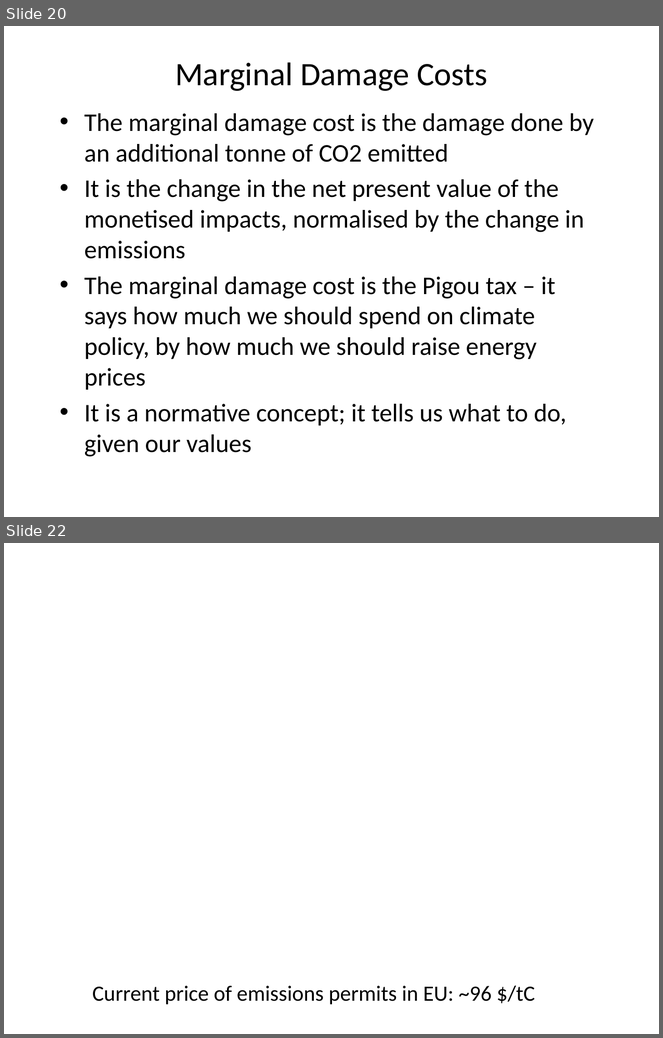
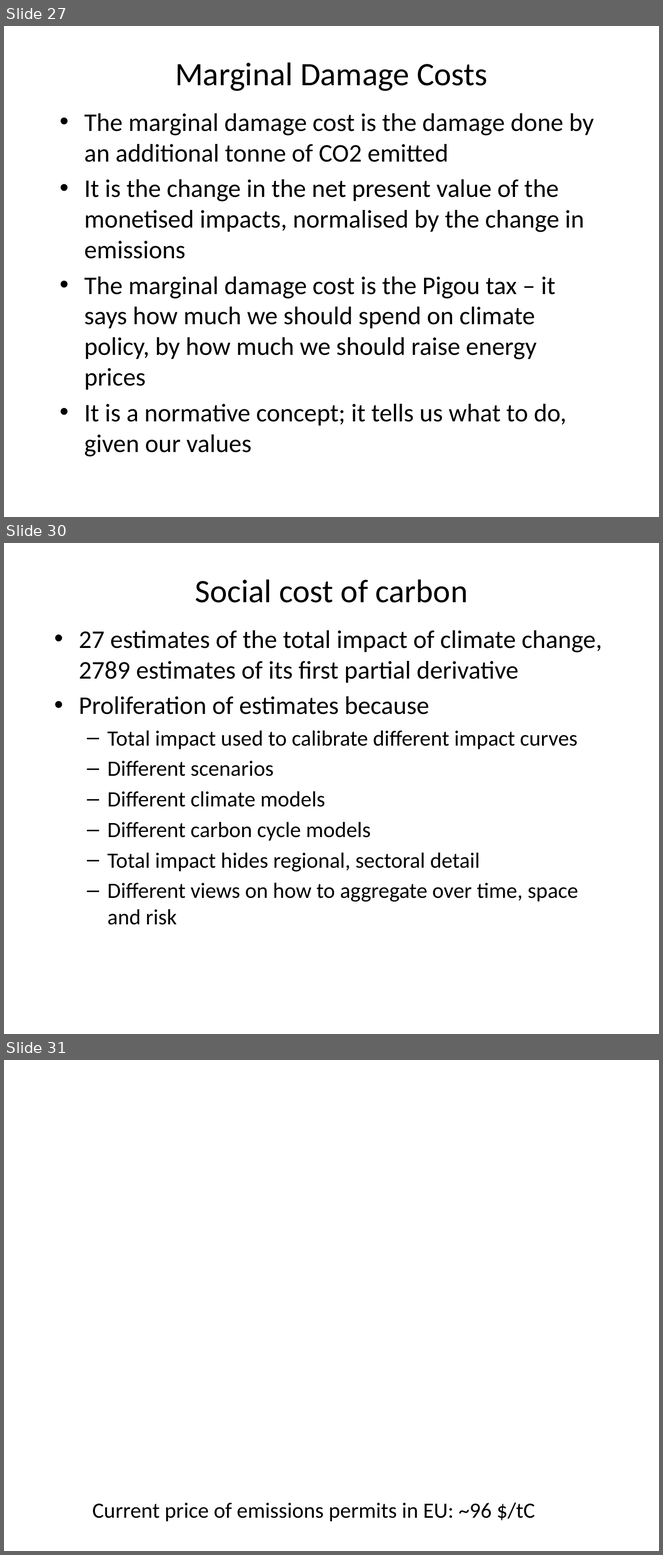
Before and after one commit to rtol/ClimateEconomics, a slide deck: cceug6 econimp.pptx. Shown one above the other, each under a label of ours: slides 20 and 22 before the commit, slides 27, 30 and 31 after it; the slides between them are not shown. The pictures are 663x1038 and 663x1555 pixels, drawn with LibreOffice and Linux fonts; fonts in the diff are those of the drawing; background and template pictures are left out. Boxes give left, top, right and bottom in pixels: in the first picture for what was removed or moved away, otherwise in the second. Text is boxed around its words. In the diff, an @@ line names an element or a change of style, - is before the commit and + after.

```diff
--- a/cceug6 econimp.pptx
+++ b/cceug6 econimp.pptx
@@ slide 30 added at (x1=4, y1=543, x2=659, y2=1034), background #FFFFFF @@
@@ title added at (x1=195, y1=579, x2=468, y2=603), 36 pt, text #000000 @@
+Social cost of carbon
@@ text added at (x1=79, y1=630, x2=603, y2=925), 24 pt, text #000000 @@
+• 27 estimates of the total impact of climate change, 2789 estimates of its first partial derivative
+• Proliferation of estimates because
+  – Total impact used to calibrate different impact curves
+  – Different scenarios
+  – Different climate models
+  – Different carbon cycle models
+  – Total impact hides regional, sectoral detail
+  – Different views on how to aggregate over time, space and risk
@@ what was slide 20 is now slide 27 @@
@@ what was slide 22 is now slide 31 @@
```
Also in this commit, not shown: 3 slides changed, 21 other slides added, 7 other files.
